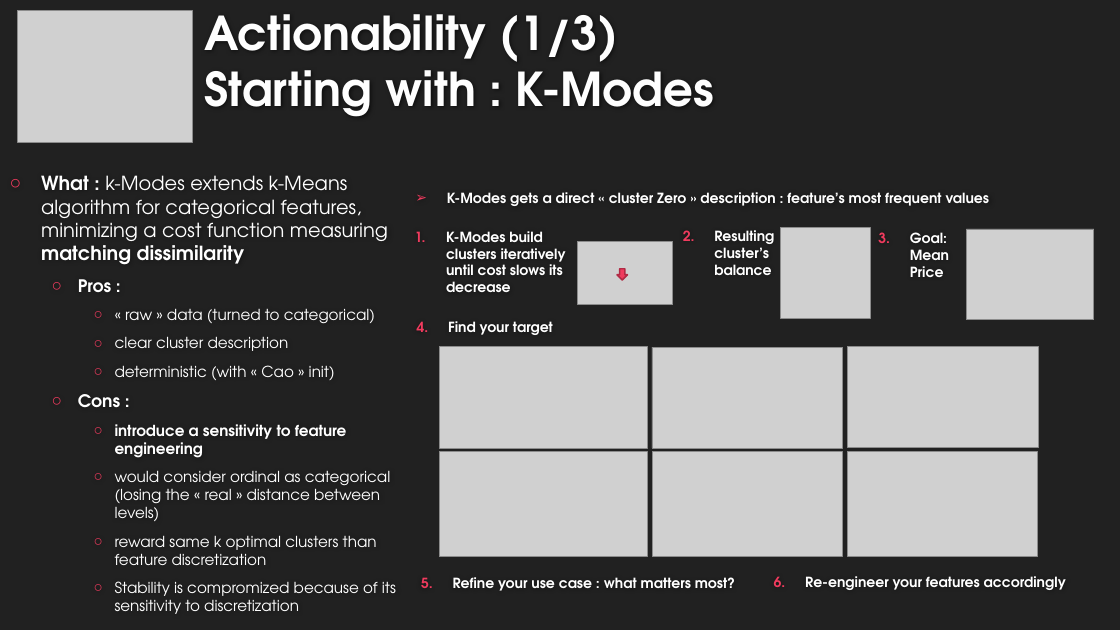
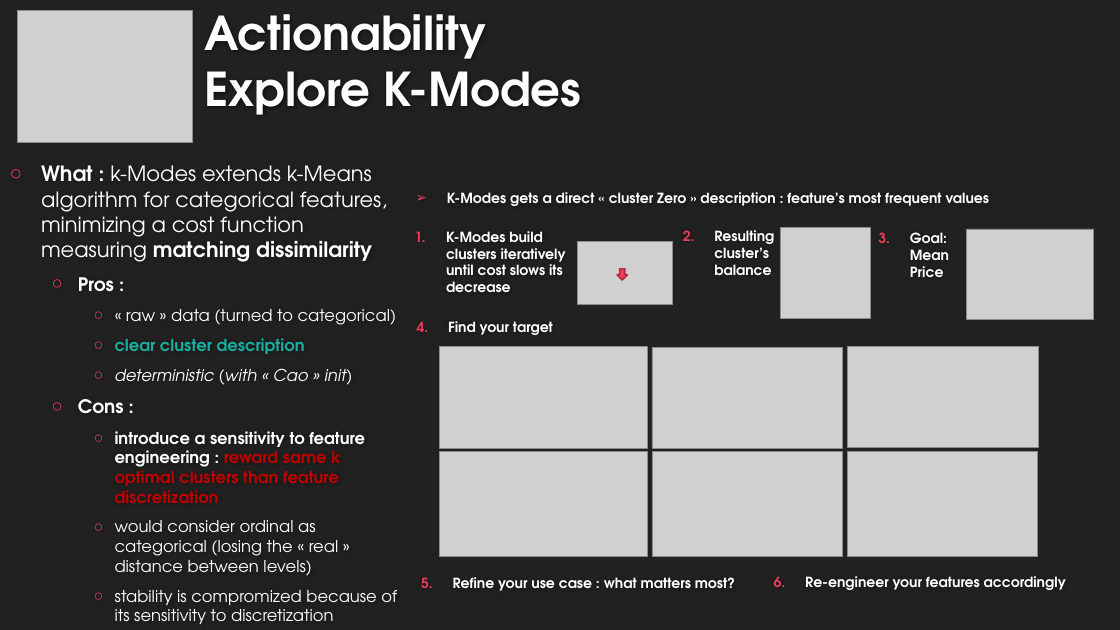
Before and after one commit to EtienneLardeur/P5_CustomerSegmentation, a slide deck: slide 13 of P5Olist_Présentation_initiale.pptx. Drawn at 1120x630 pixels with LibreOffice and Linux fonts; fonts in the diff are those of the drawing; grey boxes stand for pictures; background and template pictures are left out. Boxes give left, top, right and bottom in pixels: in the first picture for what was removed or moved away, otherwise in the second. Text is boxed around its words. In the diff, an @@ line names an element or a change of style, - is before the commit and + after.

Commit message:
Update P5Olist_Présentation_initiale.pptx
partly corrected (missing stability #2)

```diff
--- a/P5Olist_Présentation_initiale.pptx
+++ b/P5Olist_Présentation_initiale.pptx
@@ title at [204,14,581,115]: text changed @@
-Actionability (1/3)
-Starting with : K-Modes
+Actionability
+Explore K-Modes
@@ text at [41,165,396,576]: size 16.6 to 18 pt in "What : k-Modes extends k-Means algorithm for ..."; size 14.8 to 16 pt in "Pros :", "Cons :"; size 12.9 to 14 pt in "« raw » data (turned to categorical)", "clear cluster description", "deterministic (with « Cao » init)", "would consider ordinal as categorical (losing the ..."; text colour #FFFFFF to #1AAE9F, bold on in "clear cluster description"; italic on in "deterministic (with « Cao » init)" @@
@@ text at [115,431,365,503]: text changed; size 12.9 to 14 pt; text colour #FFFFFF to #C00000 @@
-    ○ introduce a sensitivity to feature engineering
+    ○ introduce a sensitivity to feature engineering : reward same k optimal clusters than feature discretization
@@ text at [115,590,397,624]: text changed; size 12.9 to 14 pt @@
-    ○ reward same k optimal clusters than feature discretization
-    ○ Stability is compromized because of its sensitivity to discretization
+    ○ stability is compromized because of its sensitivity to discretization
```
Also in this commit, not shown: 11 other slides changed, 1 slide added, 1 slide removed.
